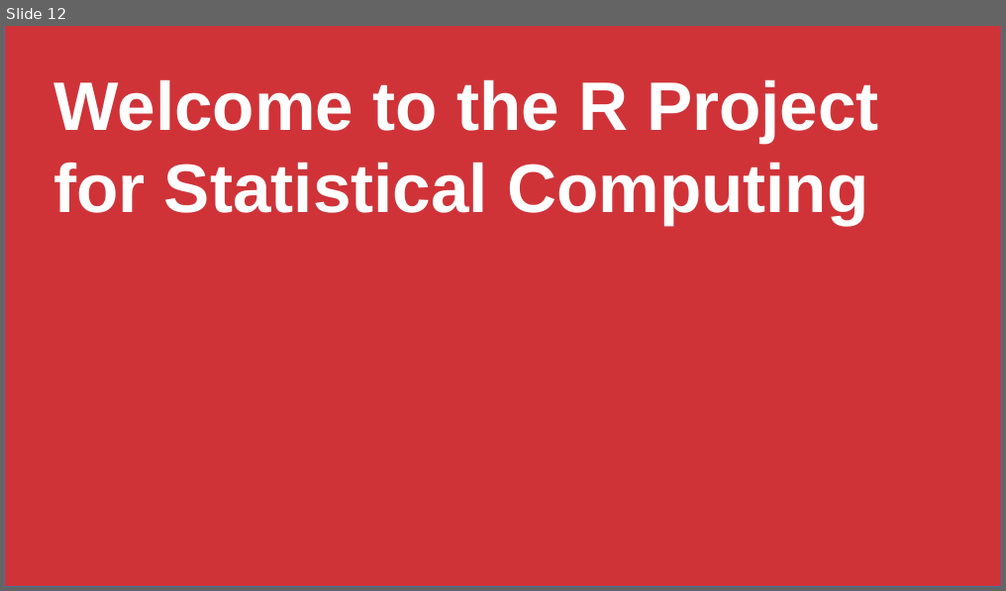
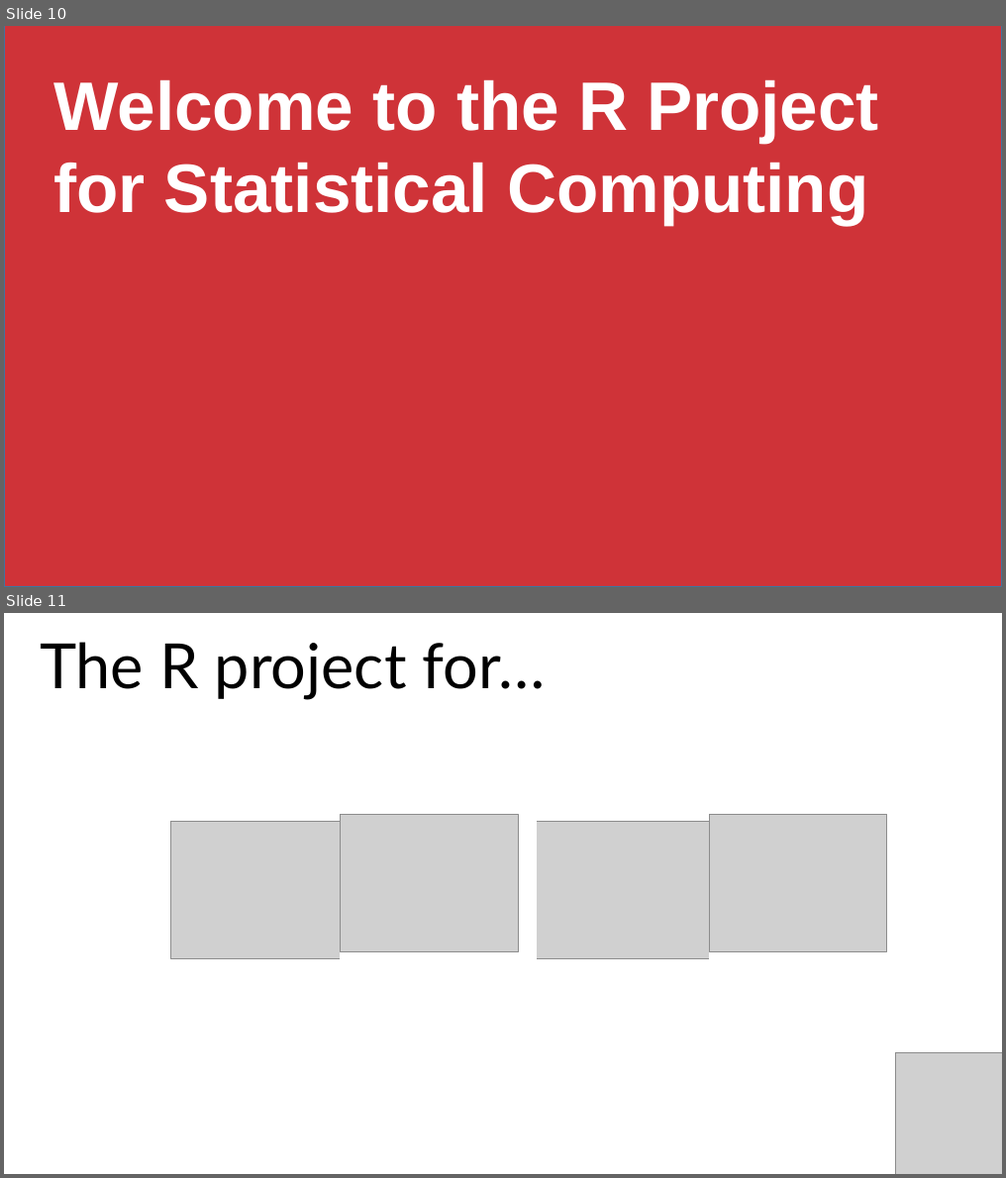
Before and after one commit to stringfestdata/london-excel, a slide deck: advancing-into-analytics-london-meetup.pptx. Shown one above the other, each under a label of ours: slide 12 before the commit, slides 10 and 11 after it. The pictures are 1006x591 and 1006x1178 pixels, drawn with LibreOffice and Linux fonts; fonts in the diff are those of the drawing; grey boxes stand for pictures. Boxes give left, top, right and bottom in pixels: in the first picture for what was removed or moved away, otherwise in the second. Text is boxed around its words. In the diff, an @@ line names an element or a change of style, - is before the commit and + after.

```diff
--- a/advancing-into-analytics-london-meetup.pptx
+++ b/advancing-into-analytics-london-meetup.pptx
@@ slide 11 added at [4, 613, 1002, 1174], background #FFFFFF @@
@@ text added at [40, 642, 547, 700], 60 pt, text #000000 @@
+The R project for…
@@ rectangle added at [341, 806, 536, 974], fill #FFFFFF, outline #FFFFFF 1 pt @@
@@ picture added at [341, 814, 518, 953] @@
@@ rectangle added at [709, 806, 905, 974], fill #FFFFFF, outline #FFFFFF 1 pt @@
@@ picture added at [709, 814, 887, 953] @@
@@ picture added at [171, 821, 896, 959] @@
@@ picture added at [896, 1053, 1002, 1174] @@
@@ what was slide 12 is now slide 10 @@
```
Also in this commit, not shown: 11 slides changed, 4 slides removed, 43 other files.
